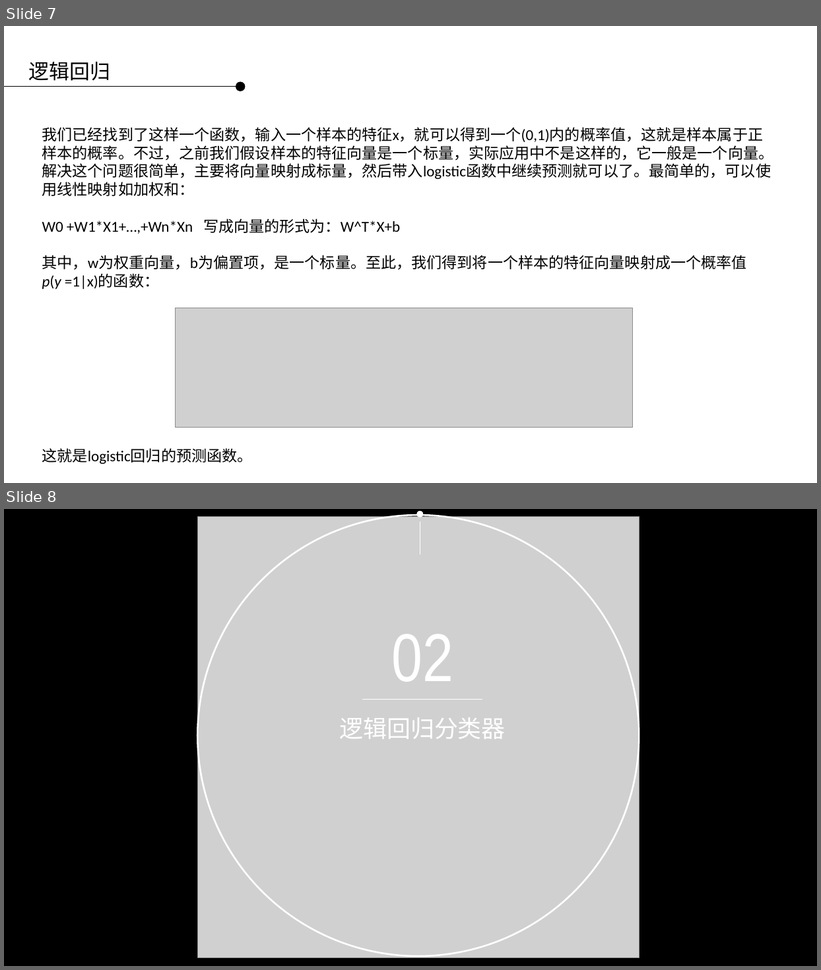
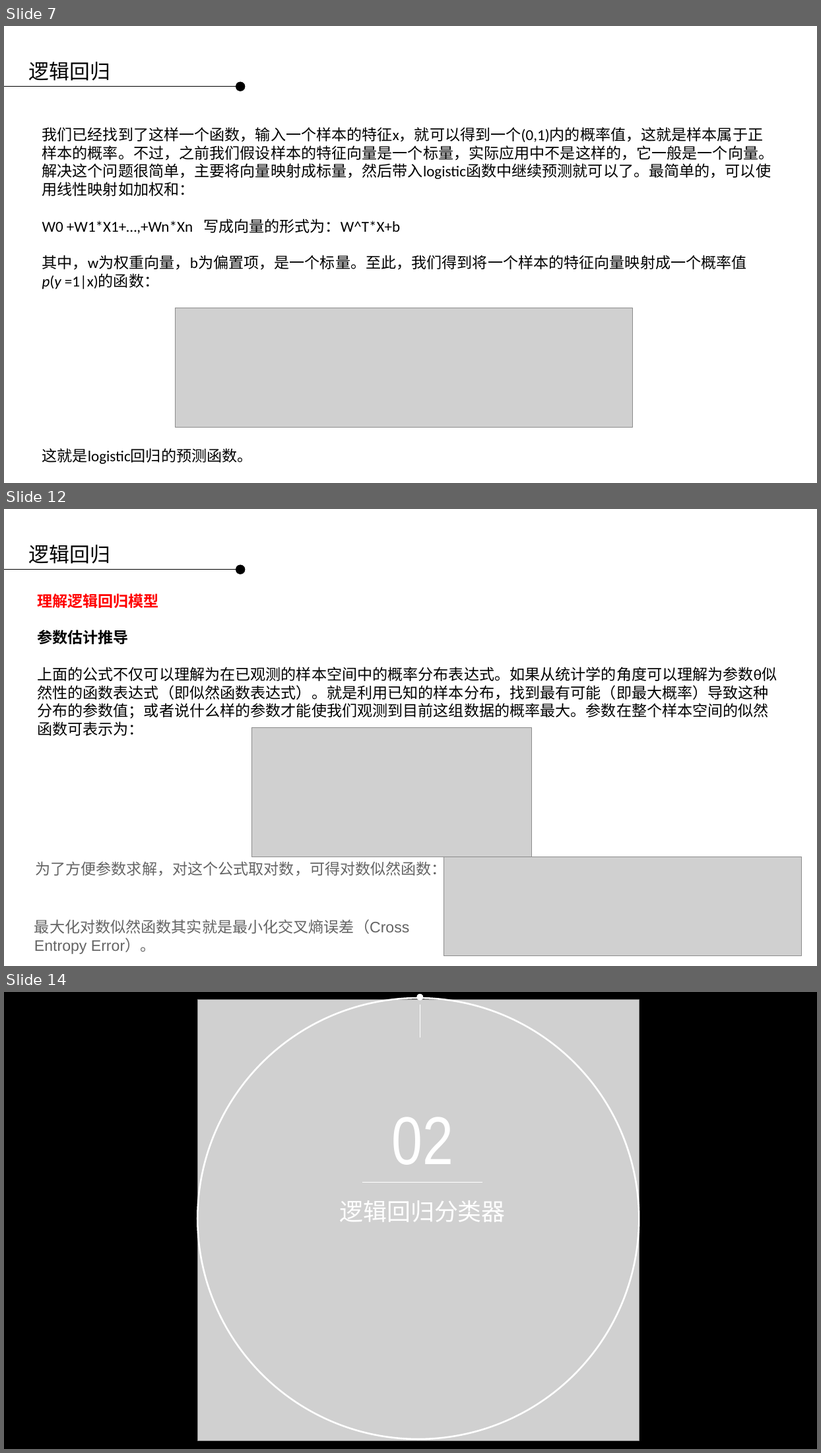
Before and after one commit to applepip/Big_Data, a slide deck: 产品大数据分析与建模/大数据分析与建模 - 逻辑回归 第二讲.pptx. Shown one above the other, each under a label of ours: slides 7 and 8 before the commit, slides 7, 12 and 14 after it; the slides between them are not shown. The pictures are 821x970 and 821x1453 pixels, drawn with LibreOffice and Linux fonts; fonts in the diff are those of the drawing; grey boxes stand for pictures; background and template pictures are left out. Boxes give left, top, right and bottom in pixels: in the first picture for what was removed or moved away, otherwise in the second. Text is boxed around its words. In the diff, an @@ line names an element or a change of style, - is before the commit and + after.

```diff
--- a/产品大数据分析与建模/大数据分析与建模 - 逻辑回归 第二讲.pptx
+++ b/产品大数据分析与建模/大数据分析与建模 - 逻辑回归 第二讲.pptx
@@ slide 12 added at <box>4,509,817,966</box>, background picture (left out) @@
@@ text added at <box>29,545,110,564</box>, 24 pt, text #000000 @@
+逻辑回归
@@ ellipse added at <box>236,565,246,575</box>, fill #000000 @@
@@ line added from (4, 569) to (236, 569), #000000 0.75 pt @@
@@ text added at <box>37,593,777,736</box>, 18 pt, text #000000 @@
+理解逻辑回归模型
+参数估计推导
+上面的公式不仅可以理解为在已观测的样本空间中的概率分布表达式。如果从统计学的角度可以理解为参数θ似然性的函数表达式（即似然函数表达式）。就是利用已知的样本分布，找到最有可能（即最大概率）导致这种分布的参数值；或者说什么样的参数才能使我们观测到目前这组数据的概率最大。参数在整个样本空间的似然函数可表示为：
@@ picture added at <box>252,728,531,857</box> @@
@@ text added at <box>35,859,447,879</box>, 18 pt, text #646464 @@
+为了方便参数求解，对这个公式取对数，可得对数似然函数：
@@ picture added at <box>444,857,802,956</box> @@
@@ text added at <box>34,920,409,955</box>, 18 pt, text #646464 @@
+最大化对数似然函数其实就是最小化交叉熵误差（Cross Entropy Error）。
@@ what was slide 8 is now slide 14 @@
```
Also in this commit, not shown: 1 slide changed, 5 other slides added.
